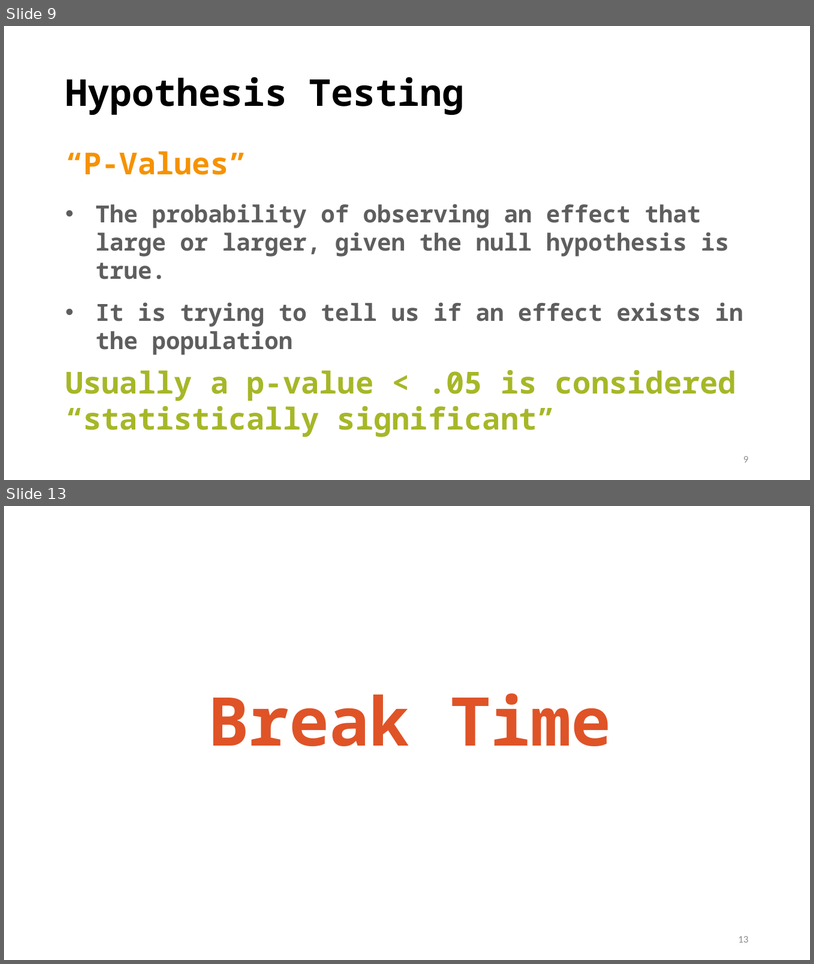
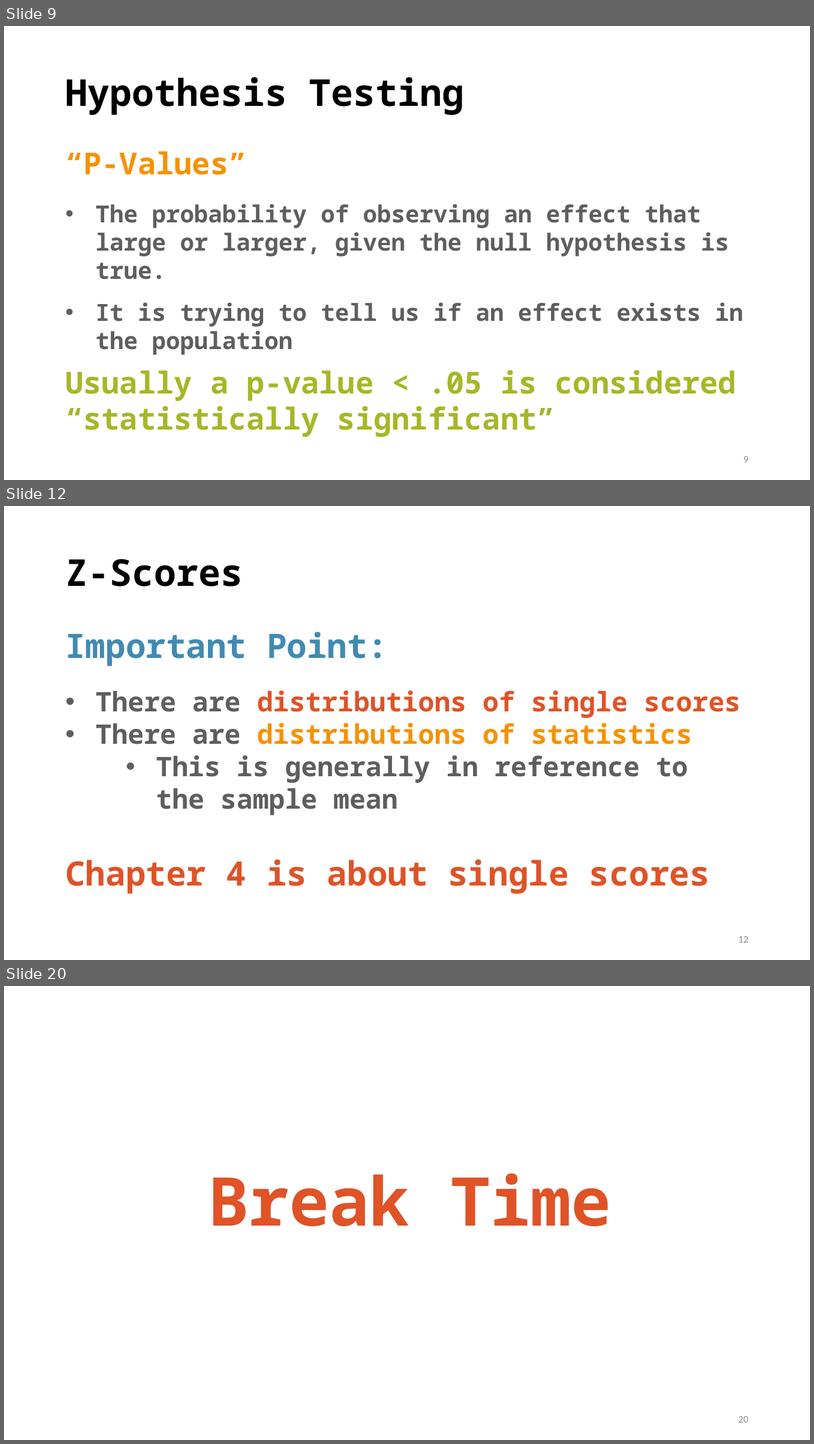
Before and after one commit to TysonStanley/EDU-6050, a slide deck: Slides/04_EDUC_6050_2018.pptx. Shown one above the other, each under a label of ours: slides 9 and 13 before the commit, slides 9, 12 and 20 after it; the slides between them are not shown. The pictures are 814x964 and 814x1444 pixels, drawn with LibreOffice and Linux fonts; fonts in the diff are those of the drawing. Boxes give left, top, right and bottom in pixels: in the first picture for what was removed or moved away, otherwise in the second. Text is boxed around its words. In the diff, an @@ line names an element or a change of style, - is before the commit and + after.

```diff
--- a/Slides/04_EDUC_6050_2018.pptx
+++ b/Slides/04_EDUC_6050_2018.pptx
@@ slide 12 added at box(4, 506, 810, 960), background #FFFFFF @@
@@ title added at box(65, 559, 243, 586), 44 pt, text #000000, bold @@
+Z-Scores
@@ text added at box(65, 631, 741, 815), 32 pt, text #5E5E5E, bold @@
+Important Point:
+• There are distributions of single scores
+• There are distributions of statistics
+    • This is generally in reference to the sample mean
@@ text added at box(65, 859, 711, 894), 40 pt, text #DF5327, bold @@
+Chapter 4 is about single scores
@@ page number added at box(738, 936, 749, 942), 12 pt, text #8C8C8C @@
+12
@@ what was slide 13 is now slide 20 @@
@@ page number at box(738, 1416, 749, 1422): text changed @@
-13
+20
```
Also in this commit, not shown: 4 slides changed, 19 other slides added, 1 slide removed, 1 other file.
